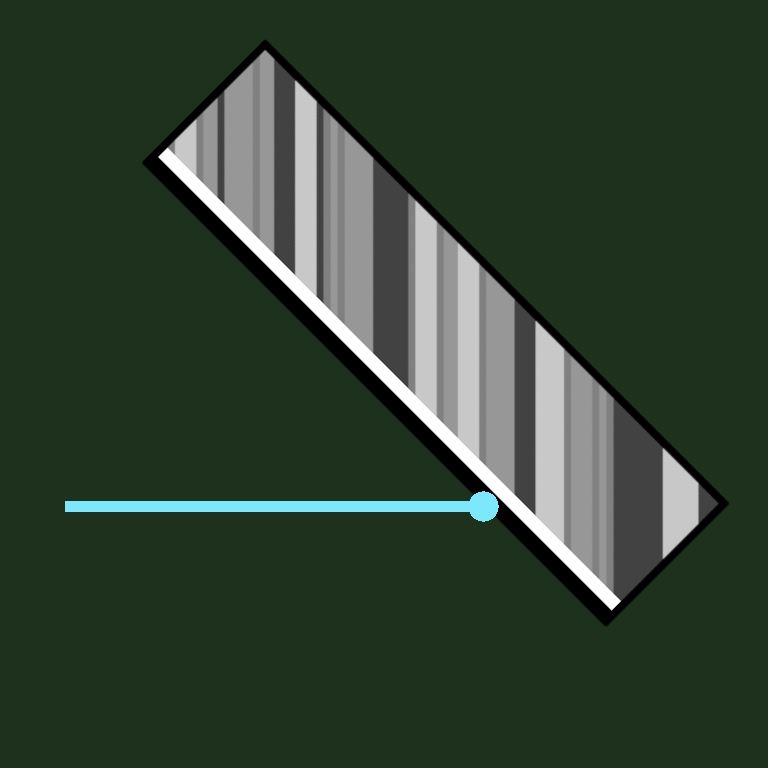
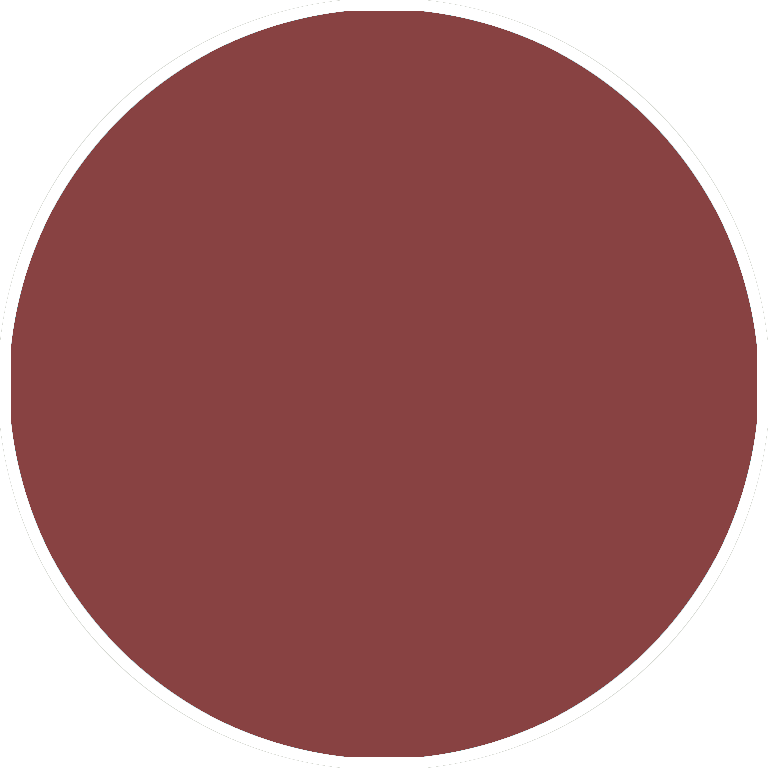
Revision of a layered w=768, h=768 image; what changed, layer by layer:
hid "D Back Absorb" over 65, 491, 499, 522
hid "D Mirror" over 141, 38, 730, 628
added layer "V Front Bounce #1" above "V Mirror" over 0, 0, 768, 768
painted on "Background" over 0, 0, 768, 768
